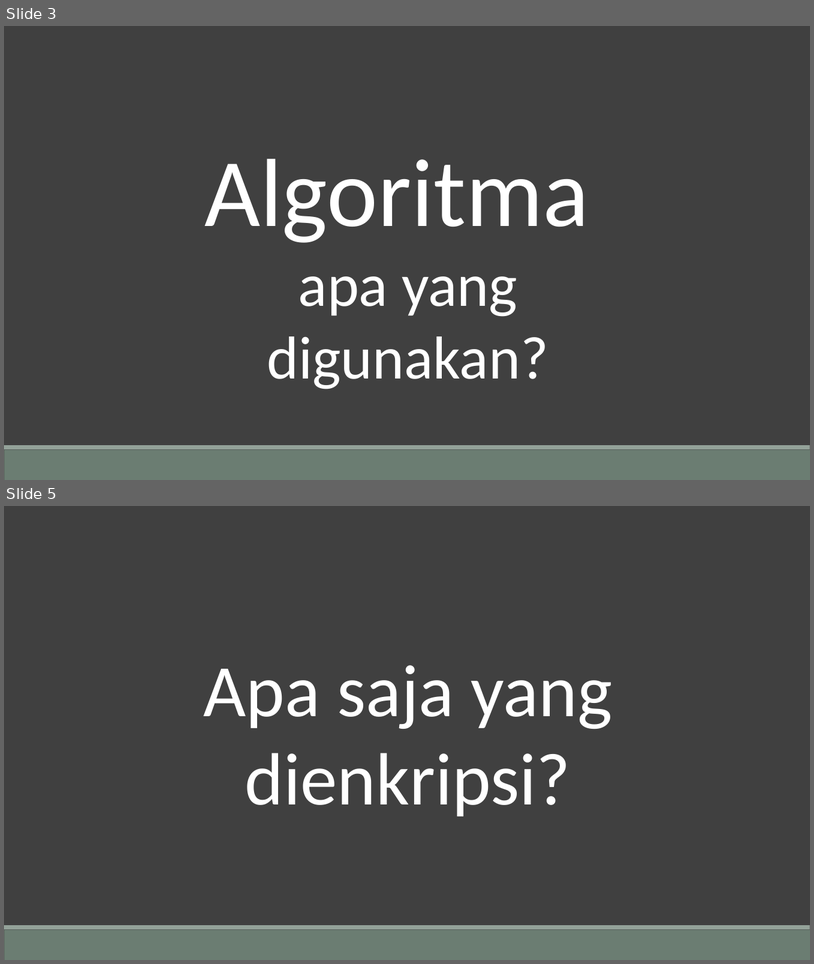
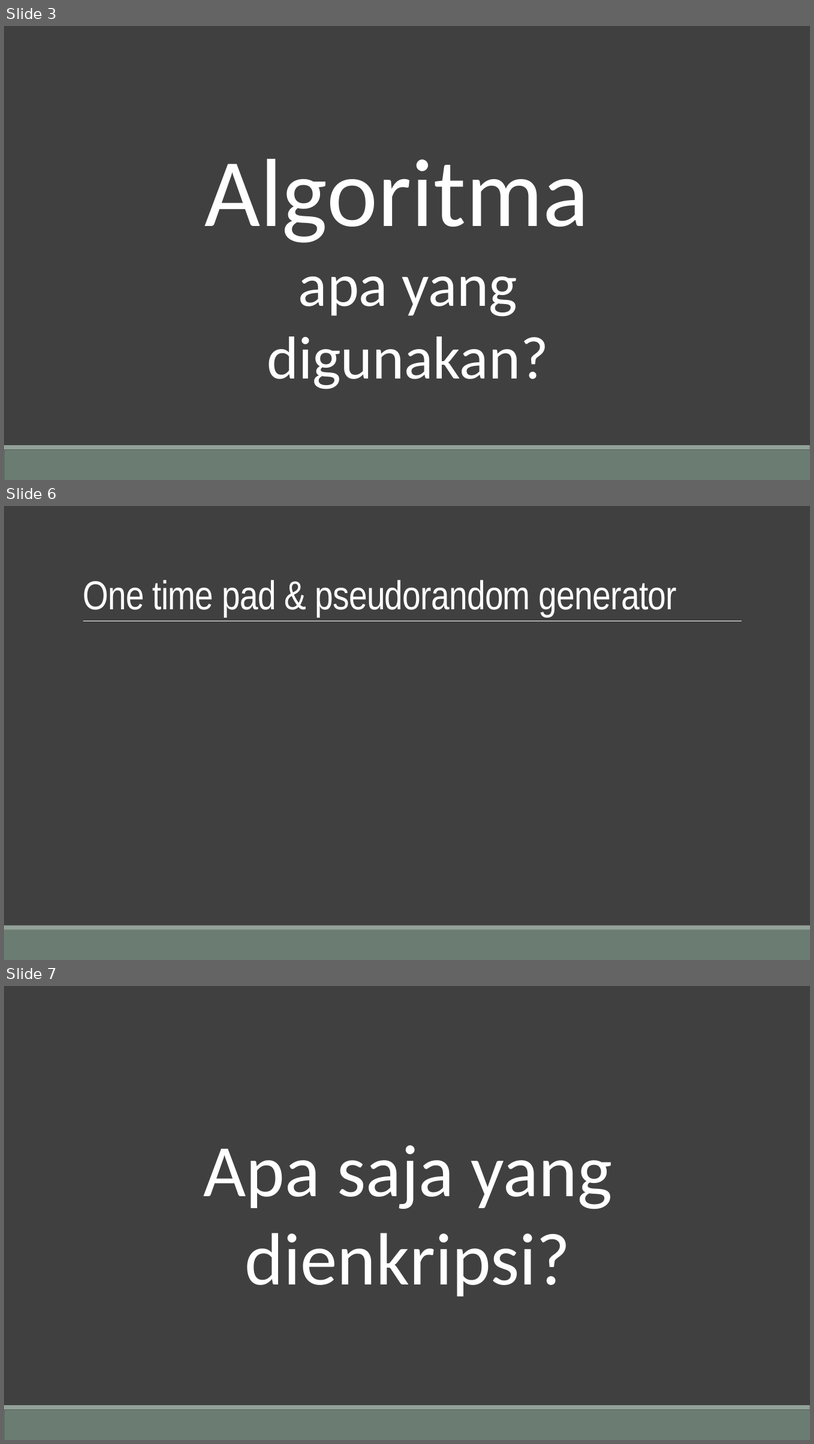
Before and after one commit to Tugas-KIJ/KIJ, a slide deck: docs/algoritma.pptx. Shown one above the other, each under a label of ours: slides 3 and 5 before the commit, slides 3, 6 and 7 after it; the slides between them are not shown. The pictures are 814x964 and 814x1444 pixels, drawn with LibreOffice and Linux fonts; fonts in the diff are those of the drawing. Boxes give left, top, right and bottom in pixels: in the first picture for what was removed or moved away, otherwise in the second. Text is boxed around its words. In the diff, an @@ line names an element or a change of style, - is before the commit and + after.

```diff
--- a/docs/algoritma.pptx
+++ b/docs/algoritma.pptx
@@ slide 6 added at [4,506,810,960], background #404040; not listed: 2 template elements that a slide beside it also shows @@
@@ title added at [83,580,677,617], 48 pt, text #FFFFFF @@
+One time pad & pseudorandom generator
@@ line added from (83, 621) to (743, 621), #FFFFFF 0.5 pt @@
@@ what was slide 5 is now slide 7 @@
```
Also in this commit, not shown: 2 slides changed, 1 other slide added.
